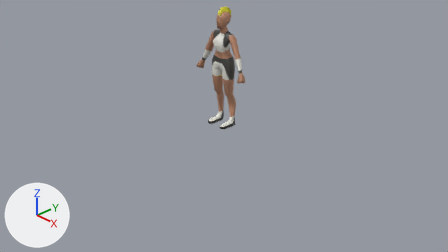
The Blender file female_warrior_2.blend, before and after one commit.
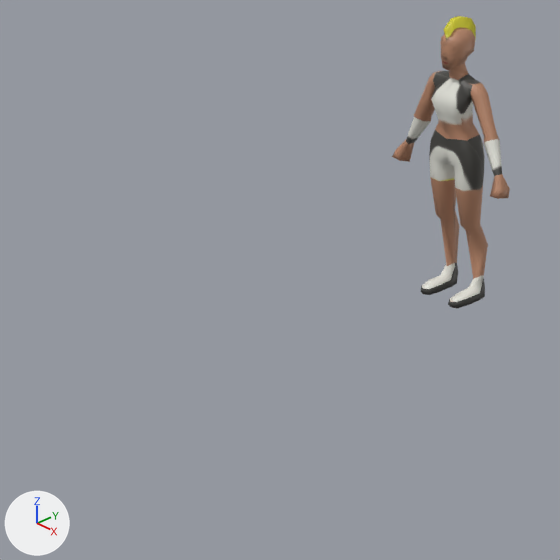
There are two pictures of each version: one from the file's camera 'Camera', one close up on the part from 7% to 60% of the width and 0% to 93% of the height. Lighting does not change. The marker at lower left points along +X, +Y and +Z.

The first close-up shows 'Hunter'.
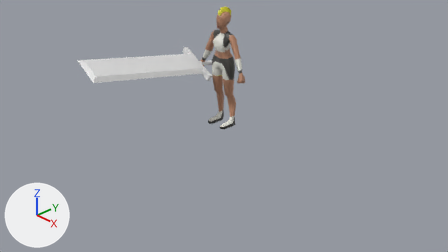
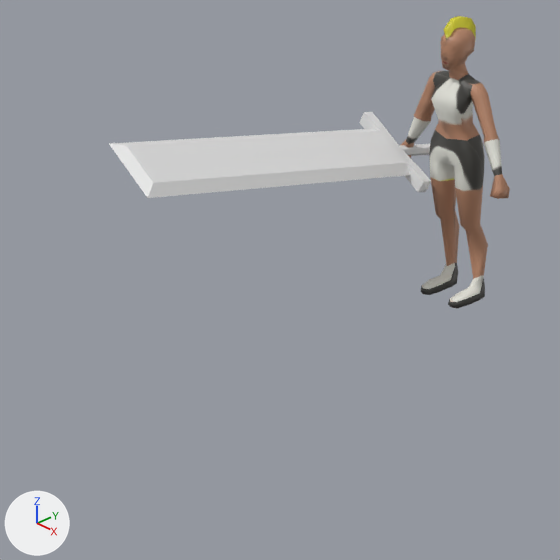
Changed parts and their boxes [x1, y1, x2, y2] in the close-ups (560 x 560 px):
'GreatSword', shown: after [109, 112, 431, 198]

Patch to the scene script:
```diff
--- a/female_warrior_2.blend.py
+++ b/female_warrior_2.blend.py
@@ ob_greatsword @@
 ob_greatsword.rotation_euler = (1.792, -2.715, -0.0859)  # degrees (103, -156, -4.9)
-ob_greatsword.hide_set(True)
```
